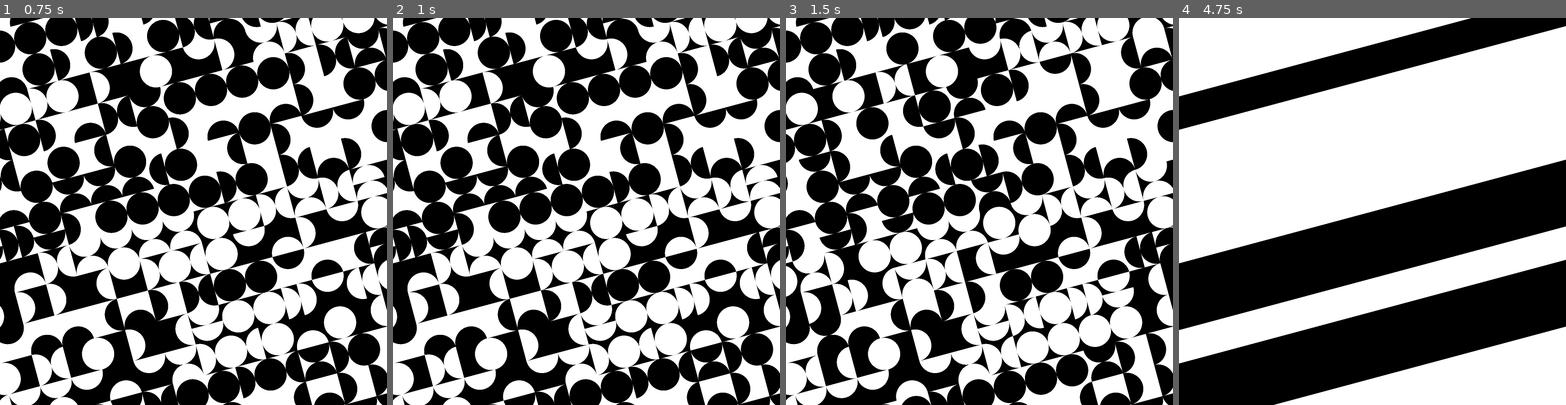
Above: before the commit, frames 1-4 (left to right).
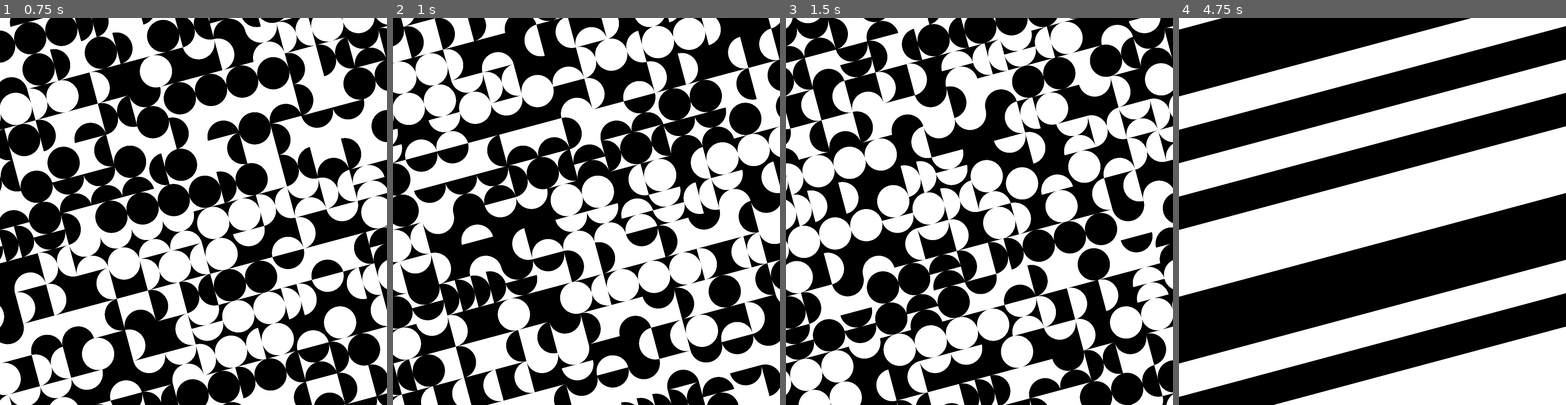
Above: after the commit, the same moments.

Repository: rio-raimundo/Sykora-painting-recreation
Game: Godot game, scene res://scenes/main.tscn
Two runs of this game, one before a commit and one after it. Both use one fixed random seed, a clock stepped at 60 frames per second and the inputs below.
Inputs:
- Up to frame 1 (0.75 s): tap Enter at 0.5 s; tap P at 0.6 s
- Up to frame 2 (1 s): tap R at 0.8 s
- Up to frame 3 (1.5 s): tap Space at 1.25 s; hold S from 1.28 s (still down); tap R at 1.35 s
- Up to frame 4 (4.75 s): tap H at 1.55, 2.1, 4.55 s; tap Enter at 2, 3.5 s; release S at 2.03 s; tap C at 2.3, 2.85 s; tap Space at 2.75, 4.25 s; tap P at 3.05, 3.6 s; hold S from 3.53 s (still down); tap R at 3.8, 4.35 s

Frame 1 is identical in both runs. In frame 2, 50% of the frame differs, in the area x 0-100%, y 0-100%; in frame 3, 52%; in frame 4, 59%, in the area x 0-100%, y 0-98%.

Commit message:
Added changes to the color

Diff:
--- a/scripts/grid.gd
+++ b/scripts/grid.gd
@@ -141,9 +141,10 @@
 					_to_color(!g.is_white)
 				)
 
-# Redraw on R key presses
+# Handle inputs
+# TODO SHIFT THROUGH PATTERNS ON LEFT CLICK, ROTATE ON RIGHT CLICK, LOCK ON MIDDLE?
 func _input(event):
-	const LEGAL_KEYS = [KEY_S, KEY_P, KEY_R, KEY_H]
+	const LEGAL_KEYS = [KEY_S, KEY_P, KEY_R, KEY_H, KEY_C]
 
 	if (event is InputEventKey) and (event.keycode in LEGAL_KEYS):
 		# If S, reset the circle generation KEEPING THE SAME INITIAL PATTERN IDXS
@@ -153,6 +154,15 @@
 		# If P, reset the circle generation WITH NEW PATTERN IDXs
 		if event.keycode == KEY_P and event.is_pressed() and not event.is_echo():
 			_generate_grid_squares(false, true)
+			_generate_semicircles()
+
+		# If C, reset just the background colors
+		if event.keycode == KEY_C and event.is_pressed() and not event.is_echo():
+			_generate_grid_squares(true, false)
+
+		# If R, reset everything
+		if event.keycode == KEY_R and event.is_pressed() and not event.is_echo():
+			_generate_grid_squares(true, true)
 			_generate_semicircles()
 
 		# If H, toggle hide/show circles
@@ -268,28 +278,3 @@
 	# Rotate the points and return
 	for idx in range(4): points[idx] = rotate_by(points[idx], angle, centre)
 	return points
-
-
-
-# Unused structs
-# func _gen_nine_surrounding(row, col):
-# 	# Generate cardinals and diagonals
-# 	return [
-# 		Vector2i(row-1, col-1), Vector2i(row-1, col), Vector2i(row-1, col+1),
-# 		Vector2i(row,   col-1), Vector2i(row,   col), Vector2i(row,   col+1),
-# 		Vector2i(row+1, col-1), Vector2i(row+1, col), Vector2i(row+1, col+1),
-# 	]
-
-# func _gen_five_surrounding(row, col):
-# 	# Only generate on the cardinals
-# 	return [
-# 								Vector2i(row-1, col),
-# 		Vector2i(row,   col-1), Vector2i(row,   col), Vector2i(row,   col+1),
-# 								Vector2i(row+1, col),
-# 	]
-
-# func _gen_three_surrounding(row, col):
-# 	# Only generate on the same row
-# 	return [
-# 		Vector2i(row,   col-1), Vector2i(row,   col), Vector2i(row,   col+1),
-# 	]
